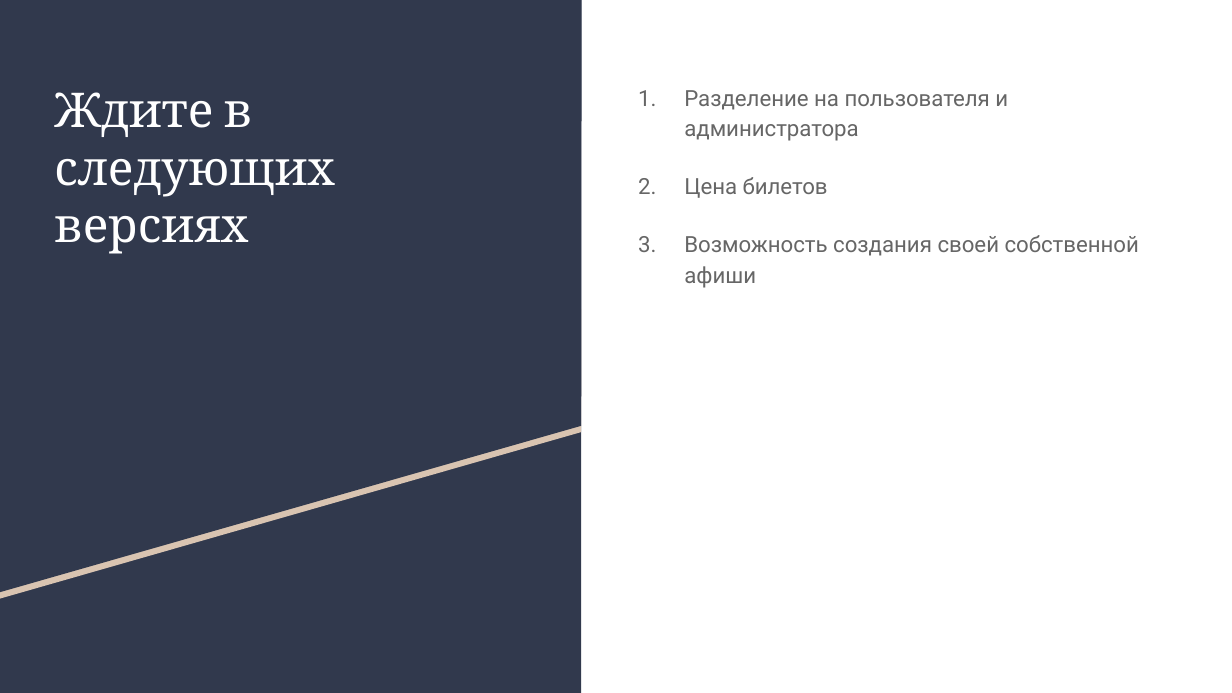
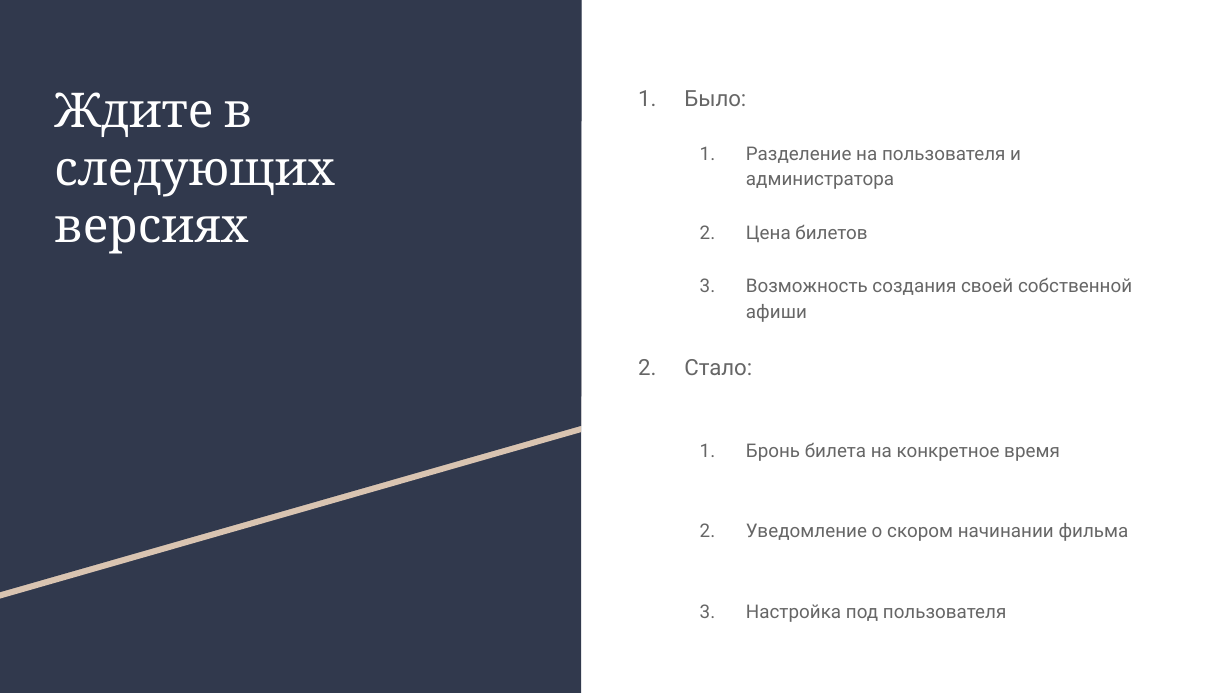
Before and after one commit to AnastasiaPotapova/CinematicServerProject, a slide deck: slide 9 of 6474cee279b33108.pptx. Drawn at 1232x693 pixels with LibreOffice and Linux fonts; fonts in the diff are those of the drawing. Boxes give left, top, right and bottom in pixels: in the first picture for what was removed or moved away, otherwise in the second. Text is boxed around its words. In the diff, an @@ line names an element or a change of style, - is before the commit and + after.

```diff
--- a/6474cee279b33108.pptx
+++ b/6474cee279b33108.pptx
@@ text at [684,90,746,106]: paragraph added @@
+1. Было:
@@ text at [746,146,1132,322]: size 13 to 11 pt in "Разделение на пользователя и администратора", "Цена билетов", "Возможность создания своей собственной афиши"; list level 1 to 2 in "Разделение на пользователя и администратора"; list level 1 to 2 in "Цена билетов"; list level 1 to 2 in "Возможность создания своей собственной афиши" @@
@@ text at [684,359,1129,622]: paragraphs added @@
+2. Стало:
+  1. Бронь билета на конкретное время
+  2. Уведомление о скором начинании фильма
+  3. Настройка под пользователя
```
Also in this commit, not shown: 4 other slides changed, 1 slide added, 1 slide removed.
